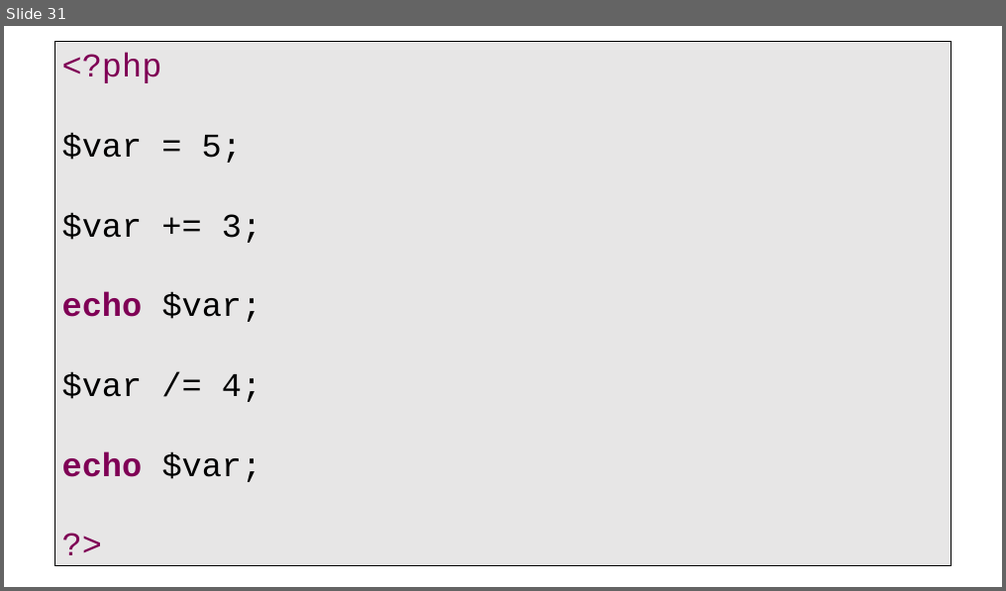
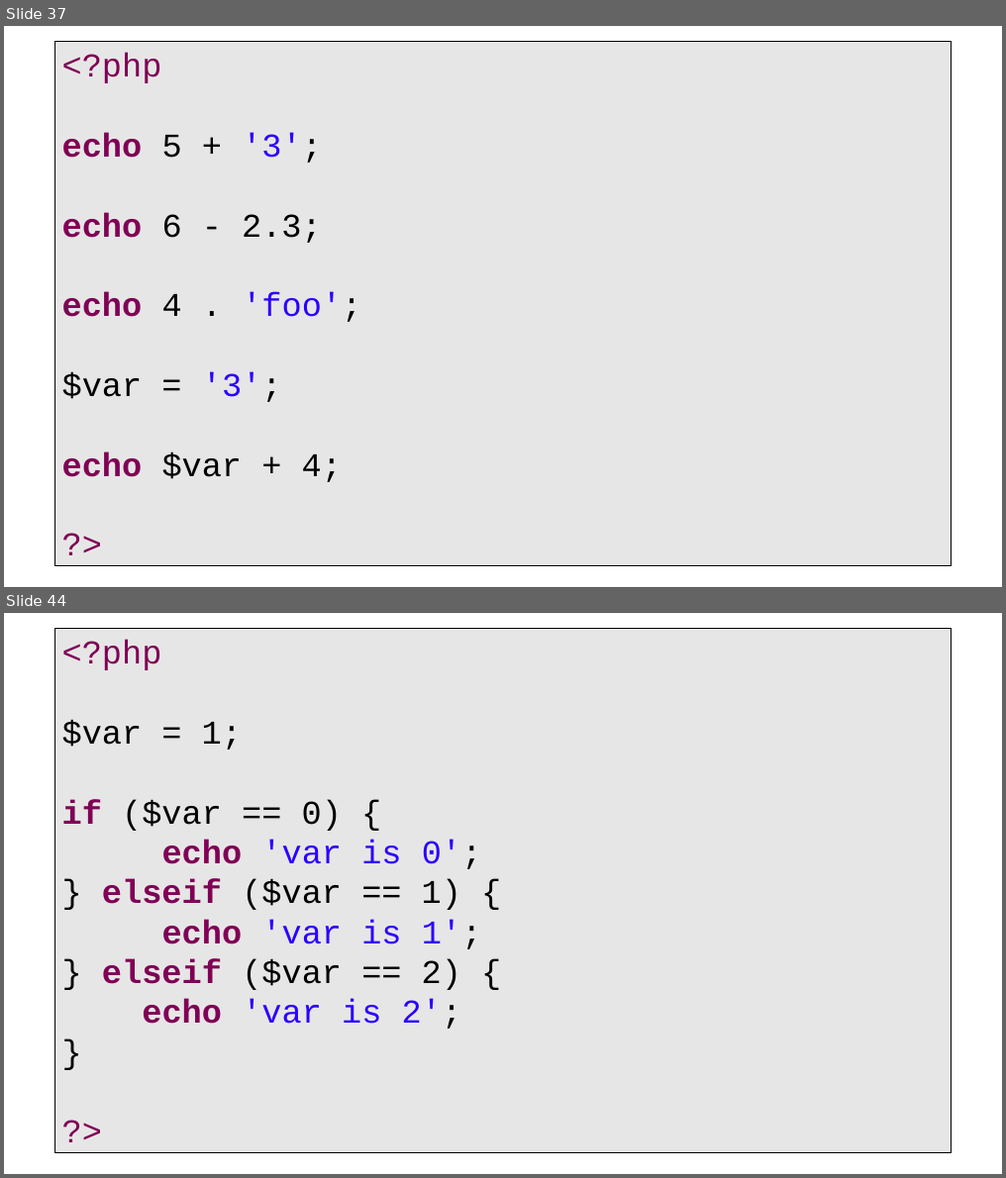
Before and after one commit to PHPEmbark/curriculum, a slide deck: course/1 - Basic Programming/Basics Of Programming.pptx. Shown one above the other, each under a label of ours: slide 31 before the commit, slides 37 and 44 after it; the slides between them are not shown. The pictures are 1006x591 and 1006x1178 pixels, drawn with LibreOffice and Linux fonts; fonts in the diff are those of the drawing. Boxes give left, top, right and bottom in pixels: in the first picture for what was removed or moved away, otherwise in the second. Text is boxed around its words. In the diff, an @@ line names an element or a change of style, - is before the commit and + after.

```diff
--- a/course/1 - Basic Programming/Basics Of Programming.pptx
+++ b/course/1 - Basic Programming/Basics Of Programming.pptx
@@ slide 44 added at (4,613,1002,1174), background #FFFFFF @@
@@ rectangle added at (4,617,19,647), fill #FFFFFF @@
@@ text added at (54,625,951,1157), fill #E7E6E6, outline #000000 0.75 pt, 32 pt, text #000000 @@
+<?php
+$var = 1;
+if ($var == 0) {
+echo 'var is 0';
+} elseif ($var == 1) {
+echo 'var is 1';
+} elseif ($var == 2) {
+echo 'var is 2';
+}
+?>
@@ what was slide 31 is now slide 37 @@
@@ slide 37 changed as well @@
@@ text at (62,132,361,482): text changed @@
-$var = 5;
-$var += 3;
-echo $var;
-$var /= 4;
-echo $var;
+echo 5 + '3';
+echo 6 - 2.3;
+echo 4 . 'foo';
+$var = '3';
+echo $var + 4;
```
Also in this commit, not shown: 1 other slide changed, 11 other slides added, 1 other file.
